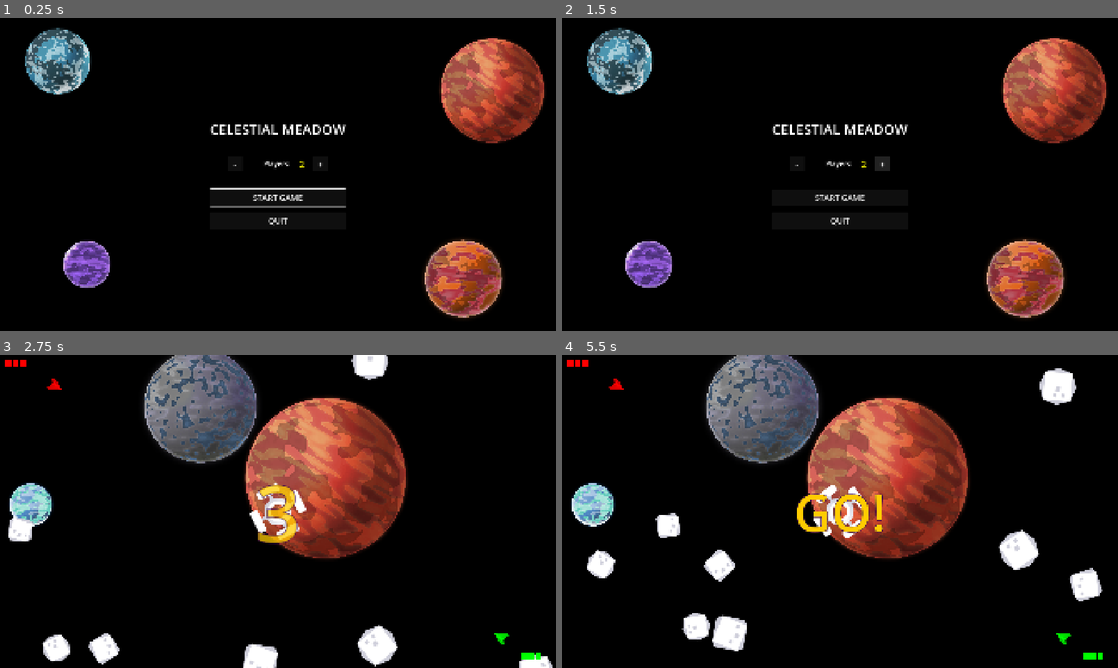
Above: before the commit, frames 1-4 (two rows, left to right).
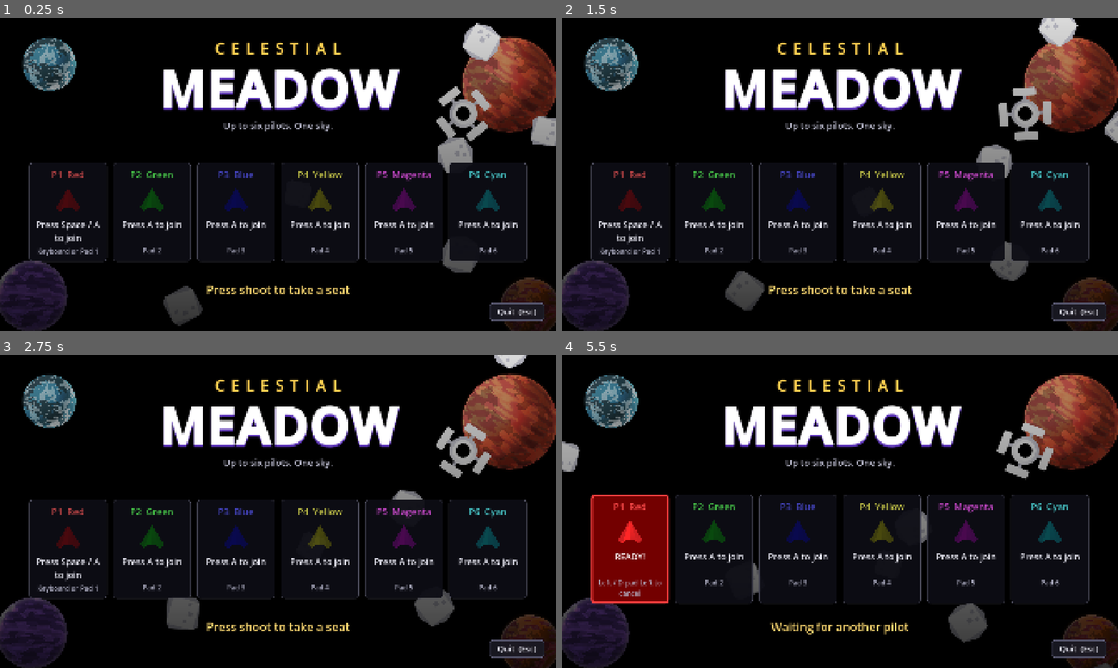
Above: after the commit, the same moments.

Repository: Teeohbee/CelestialMeadow
Game: Godot game, scene res://menu.tscn
Same seed, same stepped clock (60 frames per second), same inputs: the game is played once before the commit and once after it.
Inputs (mouse positions are in pixels of both pictures, inside the frame that each line leads up to):
- Up to frame 1 (0.25 s): no input
- Up to frame 2 (1.5 s): click (795, 165) at 0.5 s, where only the run before the commit has a clickable "-"; click (884, 165) at 1.25 s, where only the run before the commit has a clickable "+"
- Up to frame 3 (2.75 s): click (278, 533) at 2 s, where only the run before the commit has a clickable "START GAME"
- Up to frame 4 (5.5 s): tap Space at 2.75, 3.5 s; tap A at 4.25, 5 s

The runs differ from the first frame. In frame 1, 25% of the frame differs, in the area x 0-100%, y 1-100%; in frame 2, 25%; in frame 3, 36%; in frame 4, 40%, in the area x 0-100%, y 0-100%.

Commit message:
feat: join-by-button title screen
Replaces the player count stepper with a lobby every player drives
from their own controls:
- six seat cards in each player's colour; shoot joins, shoot again
  readies, rotate left backs out
- control hints read from the input map, e.g. "Press Space / A to join"
- launches by itself 1.5s after everyone seated is ready (minimum two)
- the crew from the last game stays seated when returning to the menu
- big logo, live backdrop of drifting asteroids and the turning station
- menu theme: 32px text, a thick focus ring readable from the sofa
- quit asks first, with Stay focused

Diff:
--- a/game_config.gd
+++ b/game_config.gd
@@ -42,6 +42,12 @@
 const ASTEROID_MIN_SPEED: float = 100.0
 const ASTEROID_MAX_SPEED: float = 200.0
 
+# Title Screen
+const TITLE_MIN_PLAYERS: int = 2
+const TITLE_LAUNCH_DELAY: float = 1.5
+const TITLE_ASTEROID_COUNT: int = 6
+const TITLE_ASTEROID_SPEED: float = 45.0
+
 # Camera Effects
 const CAMERA_SHAKE_EXPLOSION: float = 20.0
 const CAMERA_SHAKE_ASTEROID: float = 12.0
--- a/game_state.gd
+++ b/game_state.gd
@@ -2,7 +2,7 @@
 
 # Seats taken this session. A seat is a player number, which fixes that
 # player's colour, start position and controls (the shoot0..shoot5 actions).
-var players: Array[int] = [0, 1]
+var players: Array[int] = []
 var lives_per_player: int = GameConfig.PLAYER_LIVES_DEFAULT
 
 # Rounds won by each player since the session started from the main menu.
--- a/menu.gd
+++ b/menu.gd
@@ -1,27 +1,116 @@
 extends Control
 
-var num_players: int = 2
+## Title screen and lobby. Each player takes a seat by pressing their own
+## shoot button, presses it again when ready, and rotates left to back out.
+## The round launches on its own once enough players are seated and all of
+## them are ready, so nobody has to drive a menu for everyone else.
+
+const SeatCard = preload("res://seat_card.gd")
+const SEAT_COUNT: int = 6
+
+var cards: Array = []
+var launch_countdown: float = GameConfig.TITLE_LAUNCH_DELAY
+var launching: bool = false
+
+@onready var seats_row: HBoxContainer = $Seats
+@onready var status: Label = $Status
+@onready var quit_confirm: Control = $QuitConfirm
+@onready var stay_button: Button = $QuitConfirm/Center/Panel/VBox/Buttons/StayButton
 
 func _ready():
-	$VBoxContainer/StartButton.grab_focus()
-	update_player_label()
+	for i in SEAT_COUNT:
+		var card = SeatCard.new(i)
+		seats_row.add_child(card)
+		cards.append(card)
+	# Coming back from a game, the same crew is still seated
+	for i in GameState.players:
+		cards[i].set_state(SeatCard.State.JOINED)
+	spawn_asteroids()
+	quit_confirm.hide()
 
-func update_player_label():
-	$VBoxContainer/PlayerCount/Label.text = str(num_players)
+func spawn_asteroids():
+	var asteroid_scene = preload("res://asteroid.tscn")
+	var size = get_viewport_rect().size
+	for i in GameConfig.TITLE_ASTEROID_COUNT:
+		var asteroid = asteroid_scene.instantiate()
+		var velocity = Vector2.RIGHT.rotated(randf() * TAU) * GameConfig.TITLE_ASTEROID_SPEED * randf_range(0.6, 1.4)
+		asteroid.start(Vector2(randf() * size.x, randf() * size.y), velocity)
+		$Backdrop.add_child(asteroid)
 
-func _on_start_button_pressed():
-	var seats: Array[int] = []
-	seats.assign(range(num_players))
-	GameState.start_session(seats)
+func _process(delta):
+	var seated = seated_players()
+	var ready_count = cards.filter(func(c): return c.state == SeatCard.State.READY).size()
+	var can_launch = seated.size() >= GameConfig.TITLE_MIN_PLAYERS and ready_count == seated.size()
+
+	if can_launch and not launching:
+		launch_countdown -= delta
+		if launch_countdown <= 0.0:
+			launch(seated)
+	else:
+		launch_countdown = GameConfig.TITLE_LAUNCH_DELAY
+
+	if seated.is_empty():
+		status.text = "Press shoot to take a seat"
+	elif seated.size() < GameConfig.TITLE_MIN_PLAYERS:
+		status.text = "Waiting for another pilot"
+	elif not can_launch:
+		status.text = "%d of %d ready" % [ready_count, seated.size()]
+	else:
+		status.text = "Launching in %d" % ceili(launch_countdown)
+
+func seated_players() -> Array[int]:
+	var seated: Array[int] = []
+	for card in cards:
+		if card.state != SeatCard.State.EMPTY:
+			seated.append(card.seat)
+	return seated
+
+func _input(event):
+	if launching:
+		return
+	if quit_confirm.visible:
+		if event.is_action_pressed("ui_cancel"):
+			get_viewport().set_input_as_handled()
+			_on_stay_button_pressed()
+		return
+	if event.is_action_pressed("ui_cancel") or event.is_action_pressed("pause"):
+		get_viewport().set_input_as_handled()
+		_on_quit_button_pressed()
+		return
+	for i in SEAT_COUNT:
+		if event.is_action_pressed("shoot%d" % i):
+			get_viewport().set_input_as_handled()
+			advance(cards[i])
+			return
+		if event.is_action_pressed("rotate_left%d" % i):
+			get_viewport().set_input_as_handled()
+			back(cards[i])
+			return
+
+func advance(card):
+	if card.state == SeatCard.State.EMPTY:
+		card.set_state(SeatCard.State.JOINED)
+	elif card.state == SeatCard.State.JOINED:
+		card.set_state(SeatCard.State.READY)
+
+func back(card):
+	if card.state == SeatCard.State.READY:
+		card.set_state(SeatCard.State.JOINED)
+	elif card.state == SeatCard.State.JOINED:
+		card.set_state(SeatCard.State.EMPTY)
+
+func launch(seated: Array[int]):
+	launching = true
+	GameState.start_session(seated)
 	get_tree().change_scene_to_file("res://main.tscn")
 
 func _on_quit_button_pressed():
+	quit_confirm.show()
+	stay_button.grab_focus()
+
+func _on_stay_button_pressed():
+	quit_confirm.hide()
+	get_viewport().gui_release_focus()
+
+func _on_confirm_quit_button_pressed():
 	get_tree().quit()
-
-func _on_decrease_pressed():
-	num_players = max(1, num_players - 1)
-	update_player_label()
-
-func _on_increase_pressed():
-	num_players = min(6, num_players + 1)
-	update_player_label()
--- a/menu.tscn
+++ b/menu.tscn
@@ -6,6 +6,27 @@
 [ext_resource type="Texture2D" uid="uid://kvy4jitc24uw" path="res://sprites/planet08.png" id="4_p08"]
 [ext_resource type="Texture2D" uid="uid://da822ryvpydf2" path="res://sprites/planet09.png" id="5_p09"]
 [ext_resource type="Texture2D" uid="uid://1ipltpid65ih" path="res://sprites/planet02.png" id="6_p02"]
+[ext_resource type="PackedScene" uid="uid://dw6t1mq7v7ltb" path="res://space_station.tscn" id="7_station"]
+[ext_resource type="Theme" path="res://ui/menu_theme.tres" id="8_theme"]
+
+[sub_resource type="FontVariation" id="FontVariation_kicker"]
+variation_embolden = 0.4
+spacing_glyph = 22
+
+[sub_resource type="FontVariation" id="FontVariation_logo"]
+variation_embolden = 1.1
+spacing_glyph = 6
+
+[sub_resource type="Gradient" id="Gradient_shade"]
+offsets = PackedFloat32Array(0, 0.45, 1)
+colors = PackedColorArray(0, 0, 0, 0.15, 0, 0, 0, 0.45, 0, 0, 0, 0.8)
+
+[sub_resource type="GradientTexture2D" id="GradientTexture2D_shade"]
+gradient = SubResource("Gradient_shade")
+fill_from = Vector2(0.5, 0)
+fill_to = Vector2(0.5, 1)
+
+[sub_resource type="StyleBoxEmpty" id="StyleBoxEmpty_none"]
 
 [node name="Menu" type="Control"]
 layout_mode = 3
@@ -14,6 +35,7 @@
 anchor_bottom = 1.0
 grow_horizontal = 2
 grow_vertical = 2
+theme = ExtResource("8_theme")
 script = ExtResource("1_menu")
 
 [node name="Background" type="ColorRect" parent="."]
@@ -23,121 +45,183 @@
 anchor_bottom = 1.0
 grow_horizontal = 2
 grow_vertical = 2
+mouse_filter = 2
 color = Color(0, 0, 0, 1)
 
-[node name="Planet1" parent="." instance=ExtResource("2_planet")]
-position = Vector2(200, 150)
-scale = Vector2(0.22, 0.22)
-randomise = false
+[node name="Backdrop" type="Node2D" parent="."]
+
+[node name="Planet1" parent="Backdrop" instance=ExtResource("2_planet")]
+position = Vector2(170, 160)
+scale = Vector2(0.18, 0.18)
 texture = ExtResource("3_p07")
-
-[node name="Planet2" parent="." instance=ExtResource("2_planet")]
-position = Vector2(1700, 250)
-scale = Vector2(0.35, 0.35)
-randomise = false
+randomise = false
+
+[node name="Planet2" parent="Backdrop" instance=ExtResource("2_planet")]
+position = Vector2(1760, 230)
+scale = Vector2(0.32, 0.32)
 texture = ExtResource("4_p08")
-
-[node name="Planet3" parent="." instance=ExtResource("2_planet")]
-position = Vector2(300, 850)
-scale = Vector2(0.16, 0.16)
-randomise = false
+randomise = false
+
+[node name="Planet3" parent="Backdrop" instance=ExtResource("2_planet")]
+position = Vector2(110, 960)
+scale = Vector2(0.24, 0.24)
 texture = ExtResource("5_p09")
-
-[node name="Planet4" parent="." instance=ExtResource("2_planet")]
-position = Vector2(1600, 900)
-scale = Vector2(0.26, 0.26)
-randomise = false
+randomise = false
+
+[node name="Planet4" parent="Backdrop" instance=ExtResource("2_planet")]
+position = Vector2(1830, 1000)
+scale = Vector2(0.2, 0.2)
 texture = ExtResource("6_p02")
-
-[node name="VBoxContainer" type="VBoxContainer" parent="."]
-layout_mode = 1
-anchors_preset = 8
-anchor_left = 0.5
+randomise = false
+
+[node name="SpaceStation" parent="Backdrop" instance=ExtResource("7_station")]
+position = Vector2(1600, 330)
+
+[node name="Shade" type="TextureRect" parent="."]
+layout_mode = 1
+anchors_preset = 15
+anchor_right = 1.0
+anchor_bottom = 1.0
+grow_horizontal = 2
+grow_vertical = 2
+mouse_filter = 2
+texture = SubResource("GradientTexture2D_shade")
+expand_mode = 1
+
+[node name="Logo" type="VBoxContainer" parent="."]
+layout_mode = 1
+anchors_preset = 10
+anchor_right = 1.0
+offset_top = 70.0
+offset_bottom = 400.0
+grow_horizontal = 2
+mouse_filter = 2
+theme_override_constants/separation = -12
+
+[node name="Kicker" type="Label" parent="Logo"]
+layout_mode = 2
+theme_override_colors/font_color = Color(1, 0.82, 0.32, 1)
+theme_override_fonts/font = SubResource("FontVariation_kicker")
+theme_override_font_sizes/font_size = 52
+text = "CELESTIAL"
+horizontal_alignment = 1
+
+[node name="Title" type="Label" parent="Logo"]
+layout_mode = 2
+theme_override_colors/font_color = Color(1, 1, 1, 1)
+theme_override_colors/font_shadow_color = Color(0.45, 0.25, 0.9, 0.55)
+theme_override_constants/shadow_offset_x = 0
+theme_override_constants/shadow_offset_y = 8
+theme_override_fonts/font = SubResource("FontVariation_logo")
+theme_override_font_sizes/font_size = 168
+text = "MEADOW"
+horizontal_alignment = 1
+
+[node name="Tagline" type="Label" parent="Logo"]
+layout_mode = 2
+theme_override_colors/font_color = Color(0.78, 0.78, 0.86, 1)
+theme_override_font_sizes/font_size = 32
+text = "Up to six pilots. One sky."
+horizontal_alignment = 1
+
+[node name="Seats" type="HBoxContainer" parent="."]
+layout_mode = 1
+anchors_preset = 14
 anchor_top = 0.5
-anchor_right = 0.5
+anchor_right = 1.0
 anchor_bottom = 0.5
-offset_left = -150.0
-offset_top = -150.0
-offset_right = 150.0
-offset_bottom = 150.0
+offset_top = -40.0
+offset_bottom = 300.0
 grow_horizontal = 2
 grow_vertical = 2
 theme_override_constants/separation = 20
-
-[node name="Title" type="Label" parent="VBoxContainer"]
-layout_mode = 2
-theme_override_colors/font_color = Color(1, 1, 1, 1)
-theme_override_font_sizes/font_size = 48
-text = "CELESTIAL MEADOW"
-horizontal_alignment = 1
-
-[node name="Spacer1" type="Control" parent="VBoxContainer"]
-custom_minimum_size = Vector2(0, 20)
-layout_mode = 2
-
-[node name="PlayerCount" type="HBoxContainer" parent="VBoxContainer"]
-layout_mode = 2
-theme_override_constants/separation = 15
 alignment = 1
 
-[node name="DecreaseButton" type="Button" parent="VBoxContainer/PlayerCount"]
-custom_minimum_size = Vector2(50, 50)
-layout_mode = 2
-theme_override_font_sizes/font_size = 32
-text = "-"
-focus_neighbor_right = NodePath("../IncreaseButton")
-focus_next = NodePath("../../StartButton")
-focus_previous = NodePath("../../StartButton")
-
-[node name="PlayerLabel" type="Label" parent="VBoxContainer/PlayerCount"]
-custom_minimum_size = Vector2(150, 0)
-layout_mode = 2
-theme_override_colors/font_color = Color(1, 1, 1, 1)
-theme_override_font_sizes/font_size = 24
-text = "Players:"
-horizontal_alignment = 2
-vertical_alignment = 1
-
-[node name="Label" type="Label" parent="VBoxContainer/PlayerCount"]
-custom_minimum_size = Vector2(50, 0)
-layout_mode = 2
-theme_override_colors/font_color = Color(1, 1, 0, 1)
-theme_override_font_sizes/font_size = 32
-text = "2"
-horizontal_alignment = 1
-vertical_alignment = 1
-
-[node name="IncreaseButton" type="Button" parent="VBoxContainer/PlayerCount"]
-custom_minimum_size = Vector2(50, 50)
-layout_mode = 2
-theme_override_font_sizes/font_size = 32
-text = "+"
-focus_neighbor_left = NodePath("../DecreaseButton")
-focus_next = NodePath("../../StartButton")
-focus_previous = NodePath("../../StartButton")
-
-[node name="Spacer2" type="Control" parent="VBoxContainer"]
-custom_minimum_size = Vector2(0, 20)
-layout_mode = 2
-
-[node name="StartButton" type="Button" parent="VBoxContainer"]
-custom_minimum_size = Vector2(0, 60)
-layout_mode = 2
+[node name="Status" type="Label" parent="."]
+layout_mode = 1
+anchors_preset = 12
+anchor_top = 1.0
+anchor_right = 1.0
+anchor_bottom = 1.0
+offset_top = -170.0
+offset_bottom = -110.0
+grow_horizontal = 2
+grow_vertical = 0
+theme_override_colors/font_color = Color(1, 0.86, 0.45, 1)
+theme_override_font_sizes/font_size = 40
+text = "Press shoot to take a seat"
+horizontal_alignment = 1
+
+[node name="QuitButton" type="Button" parent="."]
+layout_mode = 1
+anchors_preset = 3
+anchor_left = 1.0
+anchor_top = 1.0
+anchor_right = 1.0
+anchor_bottom = 1.0
+offset_left = -230.0
+offset_top = -96.0
+offset_right = -40.0
+offset_bottom = -36.0
+grow_horizontal = 0
+grow_vertical = 0
+focus_mode = 1
 theme_override_font_sizes/font_size = 28
-text = "START GAME"
-focus_neighbor_top = NodePath("../PlayerCount/DecreaseButton")
-focus_neighbor_bottom = NodePath("../QuitButton")
-focus_previous = NodePath("../PlayerCount/DecreaseButton")
-
-[node name="QuitButton" type="Button" parent="VBoxContainer"]
-custom_minimum_size = Vector2(0, 60)
-layout_mode = 2
-theme_override_font_sizes/font_size = 28
-text = "QUIT"
-focus_neighbor_top = NodePath("../StartButton")
-focus_neighbor_bottom = NodePath("../PlayerCount/DecreaseButton")
-
-[connection signal="pressed" from="VBoxContainer/PlayerCount/DecreaseButton" to="." method="_on_decrease_pressed"]
-[connection signal="pressed" from="VBoxContainer/PlayerCount/IncreaseButton" to="." method="_on_increase_pressed"]
-[connection signal="pressed" from="VBoxContainer/StartButton" to="." method="_on_start_button_pressed"]
-[connection signal="pressed" from="VBoxContainer/QuitButton" to="." method="_on_quit_button_pressed"]
+text = "Quit  (Esc)"
+
+[node name="QuitConfirm" type="Control" parent="."]
+layout_mode = 1
+anchors_preset = 15
+anchor_right = 1.0
+anchor_bottom = 1.0
+grow_horizontal = 2
+grow_vertical = 2
+
+[node name="Dim" type="ColorRect" parent="QuitConfirm"]
+layout_mode = 1
+anchors_preset = 15
+anchor_right = 1.0
+anchor_bottom = 1.0
+grow_horizontal = 2
+grow_vertical = 2
+color = Color(0, 0, 0, 0.6)
+
+[node name="Center" type="CenterContainer" parent="QuitConfirm"]
+layout_mode = 1
+anchors_preset = 15
+anchor_right = 1.0
+anchor_bottom = 1.0
+grow_horizontal = 2
+grow_vertical = 2
+
+[node name="Panel" type="PanelContainer" parent="QuitConfirm/Center"]
+layout_mode = 2
+
+[node name="VBox" type="VBoxContainer" parent="QuitConfirm/Center/Panel"]
+layout_mode = 2
+theme_override_constants/separation = 28
+
+[node name="Question" type="Label" parent="QuitConfirm/Center/Panel/VBox"]
+layout_mode = 2
+theme_override_font_sizes/font_size = 40
+text = "Leave Celestial Meadow?"
+horizontal_alignment = 1
+
+[node name="Buttons" type="HBoxContainer" parent="QuitConfirm/Center/Panel/VBox"]
+layout_mode = 2
+theme_override_constants/separation = 24
+alignment = 1
+
+[node name="StayButton" type="Button" parent="QuitConfirm/Center/Panel/VBox/Buttons"]
+custom_minimum_size = Vector2(200, 64)
+layout_mode = 2
+text = "Stay"
+
+[node name="ConfirmQuitButton" type="Button" parent="QuitConfirm/Center/Panel/VBox/Buttons"]
+custom_minimum_size = Vector2(200, 64)
+layout_mode = 2
+text = "Quit"
+
+[connection signal="pressed" from="QuitButton" to="." method="_on_quit_button_pressed"]
+[connection signal="pressed" from="QuitConfirm/Center/Panel/VBox/Buttons/StayButton" to="." method="_on_stay_button_pressed"]
+[connection signal="pressed" from="QuitConfirm/Center/Panel/VBox/Buttons/ConfirmQuitButton" to="." method="_on_confirm_quit_button_pressed"]
--- /dev/null
+++ b/seat_card.gd
@@ -0,0 +1,132 @@
+extends PanelContainer
+
+## One seat on the title screen. Shows the seat's colour and ship, whether
+## it's empty, joined or ready, and the controls that drive it, read from
+## the input map so it stays right if bindings change.
+
+enum State { EMPTY, JOINED, READY }
+
+const JOYPAD_BUTTON_NAMES: Dictionary = {0: "A", 1: "B", 2: "X", 3: "Y", 6: "Start", 13: "D-pad Left", 14: "D-pad Right"}
+const JOYPAD_AXIS_NAMES: Dictionary = {4: "LT", 5: "RT"}
+const SHIP_TEXTURE = preload("res://sprites/player.png")
+
+var seat: int = 0
+var state: State = State.EMPTY
+
+var header: Label
+var ship: TextureRect
+var status: Label
+var hint: Label
+
+func _init(seat_number: int):
+	seat = seat_number
+
+func _ready():
+	custom_minimum_size = Vector2(270, 330)
+	pivot_offset = custom_minimum_size * 0.5
+
+	var box = VBoxContainer.new()
+	box.alignment = BoxContainer.ALIGNMENT_BEGIN
+	box.add_theme_constant_override("separation", 10)
+	add_child(box)
+
+	header = Label.new()
+	header.text = "P%d  %s" % [seat + 1, GameConfig.PLAYER_COLOR_NAMES[seat]]
+	header.horizontal_alignment = HORIZONTAL_ALIGNMENT_CENTER
+	header.add_theme_font_size_override("font_size", 32)
+	box.add_child(header)
+
+	ship = TextureRect.new()
+	ship.texture = SHIP_TEXTURE
+	ship.custom_minimum_size = Vector2(110, 110)
+	ship.expand_mode = TextureRect.EXPAND_IGNORE_SIZE
+	ship.stretch_mode = TextureRect.STRETCH_KEEP_ASPECT_CENTERED
+	box.add_child(ship)
+
+	status = _wrapping_label(30)
+	status.custom_minimum_size.y = 84  # room for two lines, so cards line up
+	box.add_child(status)
+	hint = _wrapping_label(24)
+	hint.add_theme_color_override("font_color", Color(0.7, 0.7, 0.78))
+	box.add_child(hint)
+
+	set_state(state)
+
+func _wrapping_label(font_size: int) -> Label:
+	var label = Label.new()
+	label.horizontal_alignment = HORIZONTAL_ALIGNMENT_CENTER
+	label.autowrap_mode = TextServer.AUTOWRAP_WORD_SMART
+	label.custom_minimum_size.x = 230
+	label.add_theme_font_size_override("font_size", font_size)
+	return label
+
+func set_state(new_state: State):
+	var popped = new_state > state
+	state = new_state
+	var colour = GameConfig.PLAYER_COLORS[seat]
+	# Pure blue and red are too dark to read as text on the dark cards
+	var readable = colour.lightened(0.35)
+	var style = StyleBoxFlat.new()
+	style.set_corner_radius_all(12)
+	style.set_content_margin_all(18)
+	match state:
+		State.EMPTY:
+			style.bg_color = Color(0.05, 0.05, 0.08, 0.94)
+			style.set_border_width_all(2)
+			style.border_color = Color(0.3, 0.3, 0.36)
+			header.add_theme_color_override("font_color", Color(readable, 0.75))
+			ship.modulate = Color(colour, 0.25)
+			status.text = "Press %s to join" % action_label("shoot%d" % seat)
+			status.remove_theme_color_override("font_color")
+			hint.text = device_label()
+		State.JOINED:
+			style.bg_color = Color(0.08, 0.08, 0.12, 0.96)
+			style.set_border_width_all(4)
+			style.border_color = readable
+			header.add_theme_color_override("font_color", readable)
+			ship.modulate = colour
+			status.text = "Press %s when ready" % action_label("shoot%d" % seat)
+			status.remove_theme_color_override("font_color")
+			hint.text = "%s to leave" % action_label("rotate_left%d" % seat)
+		State.READY:
+			style.bg_color = colour.darkened(0.55)
+			style.set_border_width_all(6)
+			style.border_color = colour.lightened(0.25)
+			header.add_theme_color_override("font_color", colour.lightened(0.3))
+			ship.modulate = colour.lightened(0.15)
+			status.text = "READY!"
+			status.add_theme_color_override("font_color", Color.WHITE)
+			hint.text = "%s to cancel" % action_label("rotate_left%d" % seat)
+	add_theme_stylebox_override("panel", style)
+	if popped:
+		scale = Vector2.ONE * 1.06
+		create_tween().tween_property(self, "scale", Vector2.ONE, 0.18).set_ease(Tween.EASE_OUT)
+
+## Every binding for an action, keyboard first, e.g. "Space / A"
+func action_label(action: String) -> String:
+	var keys: Array[String] = []
+	var pads: Array[String] = []
+	for event in InputMap.action_get_events(action):
+		if event is InputEventKey:
+			keys.append(OS.get_keycode_string(event.physical_keycode if event.physical_keycode else event.keycode))
+		elif event is InputEventJoypadButton:
+			pads.append(JOYPAD_BUTTON_NAMES.get(event.button_index, "Button %d" % event.button_index))
+		elif event is InputEventJoypadMotion:
+			pads.append(JOYPAD_AXIS_NAMES.get(event.axis, "Stick"))
+	return " / ".join(keys + pads)
+
+## Which devices drive this seat, e.g. "Keyboard or Pad 1"
+func device_label() -> String:
+	var has_keyboard = false
+	var pad = -1
+	for event in InputMap.action_get_events("shoot%d" % seat):
+		if event is InputEventKey:
+			has_keyboard = true
+		elif event is InputEventJoypadButton and event.device >= 0:
+			pad = event.device
+	var parts: Array[String] = []
+	if has_keyboard:
+		parts.append("Keyboard")
+	if pad >= 0:
+		parts.append("Pad %d" % (pad + 1))
+	return " or ".join(parts)
--- /dev/null
+++ b/ui/menu_theme.tres
@@ -0,0 +1,89 @@
+[gd_resource type="Theme" load_steps=6 format=3]
+
+[sub_resource type="StyleBoxFlat" id="StyleBoxFlat_normal"]
+content_margin_left = 28.0
+content_margin_top = 10.0
+content_margin_right = 28.0
+content_margin_bottom = 10.0
+bg_color = Color(0.1, 0.1, 0.14, 0.9)
+border_width_left = 2
+border_width_top = 2
+border_width_right = 2
+border_width_bottom = 2
+border_color = Color(0.38, 0.38, 0.48, 1)
+corner_radius_top_left = 8
+corner_radius_top_right = 8
+corner_radius_bottom_right = 8
+corner_radius_bottom_left = 8
+
+[sub_resource type="StyleBoxFlat" id="StyleBoxFlat_hover"]
+content_margin_left = 28.0
+content_margin_top = 10.0
+content_margin_right = 28.0
+content_margin_bottom = 10.0
+bg_color = Color(0.2, 0.2, 0.28, 0.95)
+border_width_left = 2
+border_width_top = 2
+border_width_right = 2
+border_width_bottom = 2
+border_color = Color(0.7, 0.7, 0.8, 1)
+corner_radius_top_left = 8
+corner_radius_top_right = 8
+corner_radius_bottom_right = 8
+corner_radius_bottom_left = 8
+
+[sub_resource type="StyleBoxFlat" id="StyleBoxFlat_pressed"]
+content_margin_left = 28.0
+content_margin_top = 10.0
+content_margin_right = 28.0
+content_margin_bottom = 10.0
+bg_color = Color(1, 0.82, 0.32, 1)
+corner_radius_top_left = 8
+corner_radius_top_right = 8
+corner_radius_bottom_right = 8
+corner_radius_bottom_left = 8
+
+[sub_resource type="StyleBoxFlat" id="StyleBoxFlat_focus"]
+draw_center = false
+border_width_left = 5
+border_width_top = 5
+border_width_right = 5
+border_width_bottom = 5
+border_color = Color(1, 0.82, 0.32, 1)
+corner_radius_top_left = 10
+corner_radius_top_right = 10
+corner_radius_bottom_right = 10
+corner_radius_bottom_left = 10
+expand_margin_left = 4.0
+expand_margin_top = 4.0
+expand_margin_right = 4.0
+expand_margin_bottom = 4.0
+
+[sub_resource type="StyleBoxFlat" id="StyleBoxFlat_panel"]
+content_margin_left = 40.0
+content_margin_top = 32.0
+content_margin_right = 40.0
+content_margin_bottom = 32.0
+bg_color = Color(0.07, 0.07, 0.1, 0.97)
+border_width_left = 2
+border_width_top = 2
+border_width_right = 2
+border_width_bottom = 2
+border_color = Color(0.38, 0.38, 0.48, 1)
+corner_radius_top_left = 10
+corner_radius_top_right = 10
+corner_radius_bottom_right = 10
+corner_radius_bottom_left = 10
+
+[resource]
+default_font_size = 32
+Button/colors/font_color = Color(0.92, 0.92, 0.96, 1)
+Button/colors/font_focus_color = Color(1, 0.86, 0.45, 1)
+Button/colors/font_hover_color = Color(1, 1, 1, 1)
+Button/colors/font_pressed_color = Color(0.08, 0.08, 0.1, 1)
+Button/styles/focus = SubResource("StyleBoxFlat_focus")
+Button/styles/hover = SubResource("StyleBoxFlat_hover")
+Button/styles/normal = SubResource("StyleBoxFlat_normal")
+Button/styles/pressed = SubResource("StyleBoxFlat_pressed")
+Label/colors/font_color = Color(0.92, 0.92, 0.96, 1)
+PanelContainer/styles/panel = SubResource("StyleBoxFlat_panel")
Not shown: 1 places in menu.tscn that only renumber resources
Not shown, added: seat_card.gd.uid
